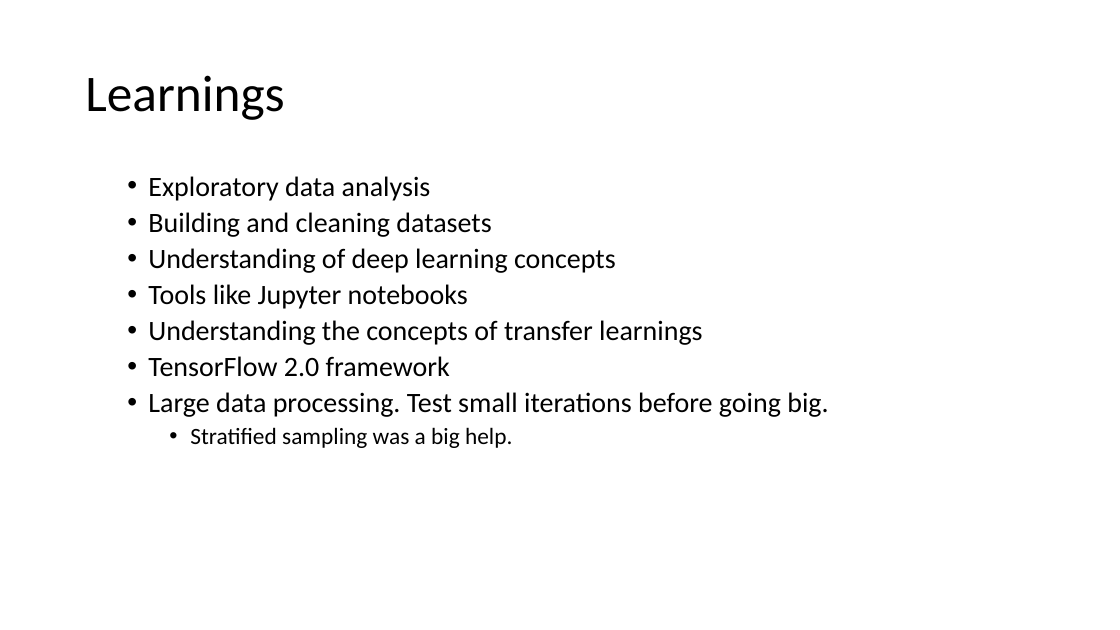
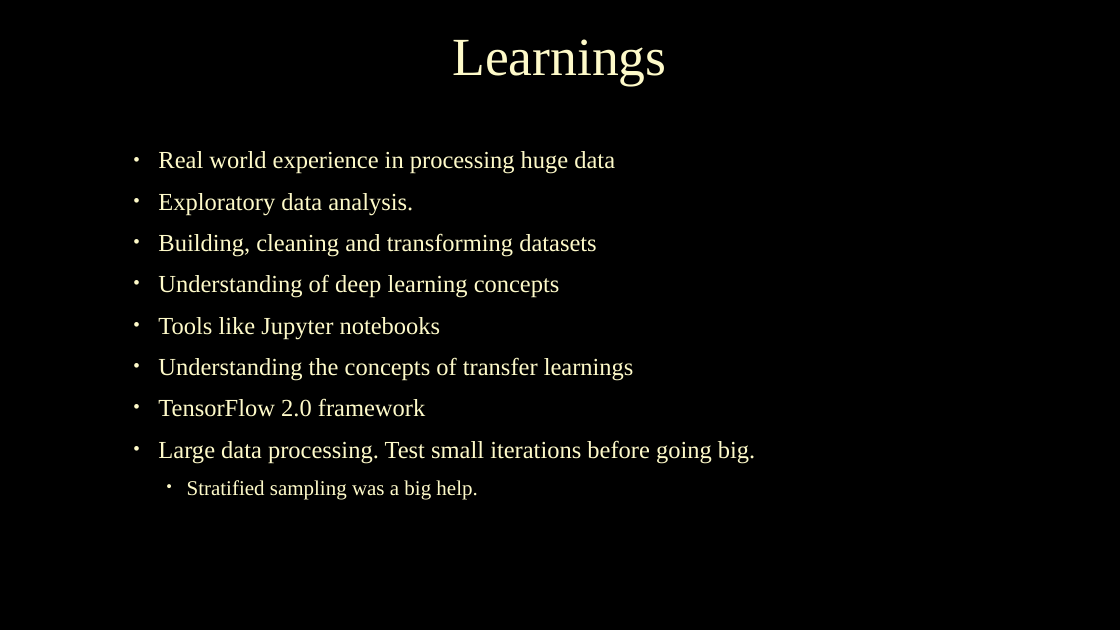
Before and after one commit to srihari-busam/MS-ADS-Portfolio, a slide deck: slide 11 of MS ADS.pptx. Drawn at 1120x630 pixels with LibreOffice and Linux fonts; fonts in the diff are those of the drawing; background and template pictures are left out. Boxes give left, top, right and bottom in pixels: in the first picture for what was removed or moved away, otherwise in the second. Text is boxed around its words. In the diff, an @@ line names an element or a change of style, - is before the commit and + after.

```diff
--- a/MS ADS.pptx
+++ b/MS ADS.pptx
@@ background #FFFFFF to picture (left out) @@
@@ title "Learnings": place and size @@
-title "Learnings" at (85,75,284,120)
+title "Learnings" at (452,39,666,85)
@@ title "Learnings" at (452,39,666,85): size 44 to 46 pt, font Calibri to Times New Roman, text colour #000000 to #FEFAC9, letter outline none to #404040 0.75 pt; alignment left to centre @@
@@ text "Real world experience in processing ...": place and size @@
-text "Real world experience in processing ..." at (148,176,828,448)
+text "Real world experience in processing ..." at (158,151,755,499)
@@ text at (158,151,615,257): text changed; size 24 to 21 pt; font Calibri to Times New Roman; text colour #000000 to #FEFAC9 @@
-  • Exploratory data analysis
-  • Building and cleaning datasets
+  • Real world experience in processing huge data
+  • Exploratory data analysis.
+  • Building, cleaning and transforming datasets
@@ text at (158,274,755,499): size 24 to 21 pt in "Understanding of deep learning concepts", "Tools like Jupyter notebooks", "Understanding the concepts of transfer learnings", "TensorFlow 2.0 framework" and 1 more places; font Calibri to Times New Roman, text colour #000000 to #FEFAC9, letter outline none to #404040 0.75 pt in "Understanding of deep learning concepts", "Tools like Jupyter notebooks", "Understanding the concepts of transfer learnings", "TensorFlow 2.0 framework" and 2 more places; size 20 to 18 pt in "Stratified sampling was a big help."; indent changed; line spacing 0.9 to 1; more space between paragraphs @@
```
Also in this commit, not shown: 16 other slides changed, 1 slide added, 1 slide removed, 1 other file.
